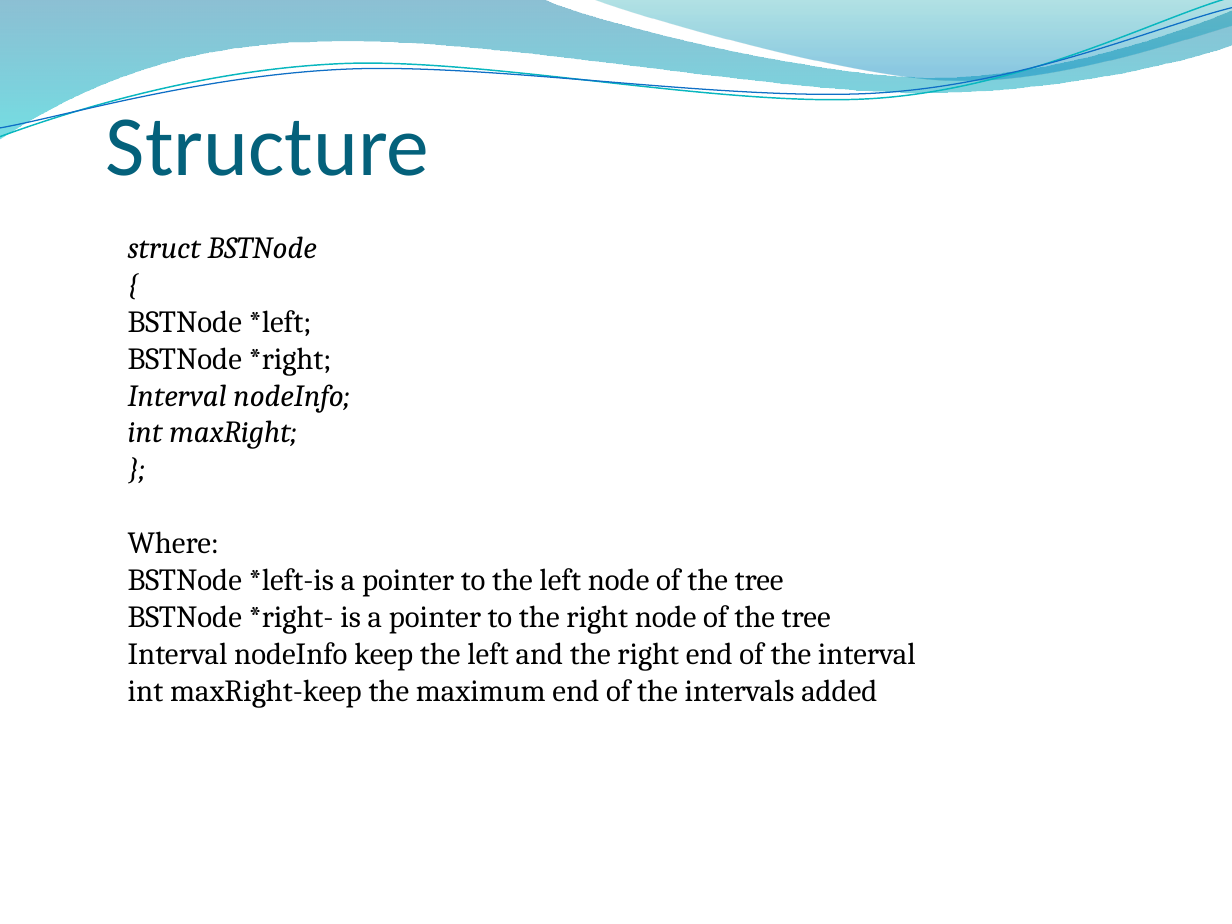
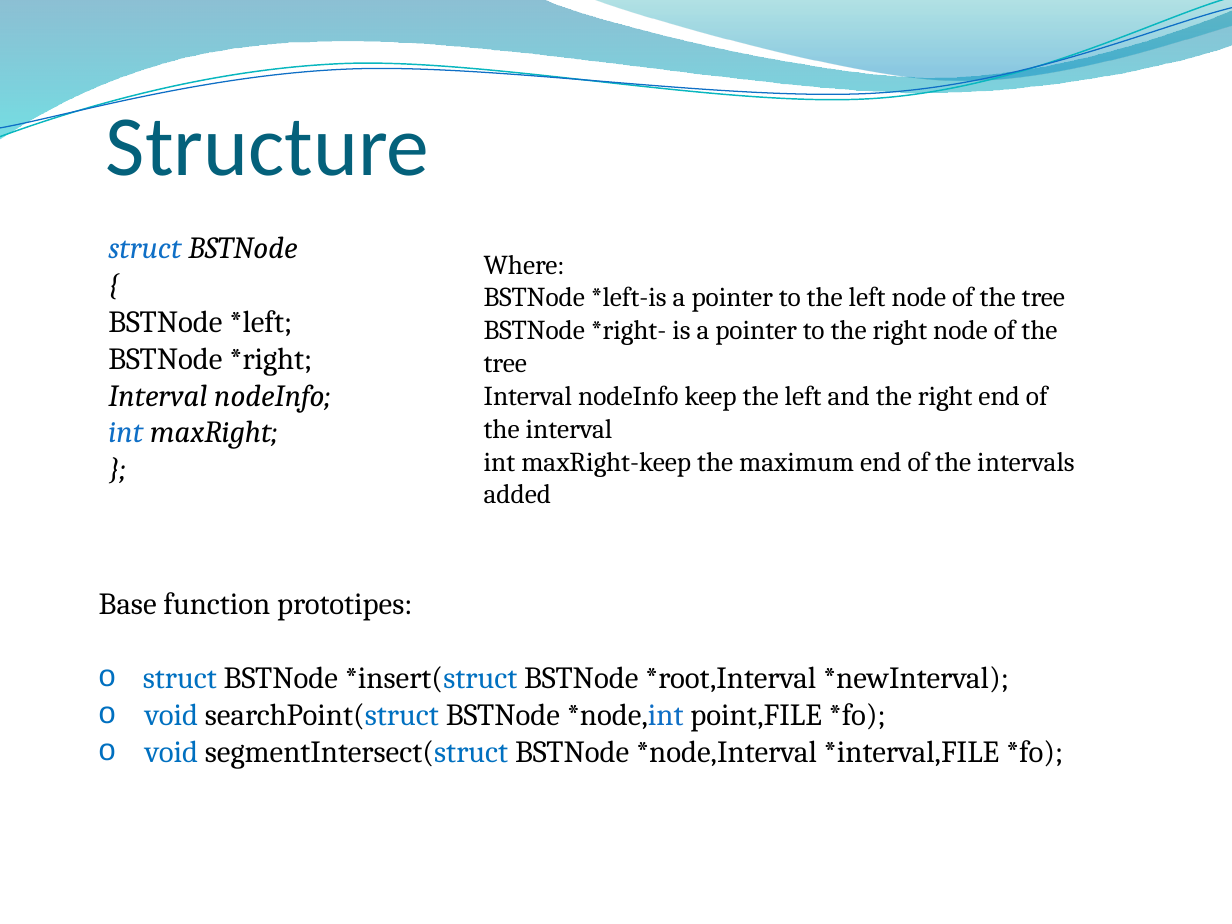
Before and after one commit to mihaescu/ADS, a slide deck: slide 5 of BST/Geometric Applications/Interval Search by Iordache Lucian/Presentation/Interval search tree.pptx. Drawn at 1232x924 pixels with LibreOffice and Linux fonts; fonts in the diff are those of the drawing; background and template pictures are left out. Boxes give left, top, right and bottom in pixels: in the first picture for what was removed or moved away, otherwise in the second. Text is boxed around its words. In the diff, an @@ line names an element or a change of style, - is before the commit and + after.

Commit message:
Presentation Update 2

```diff
--- a/BST/Geometric Applications/Interval Search by Iordache Lucian/Presentation/Interval search tree.pptx
+++ b/BST/Geometric Applications/Interval Search by Iordache Lucian/Presentation/Interval search tree.pptx
@@ text added at (108, 236, 331, 449), 18 pt, text #000000, italic @@
+struct BSTNode
+{
+BSTNode *left;
+BSTNode *right;
+Interval nodeInfo;
+int maxRight;
+};
@@ text at (128, 236, 350, 449): paragraphs removed @@
-struct BSTNode
-{
-BSTNode *left;
-BSTNode *right;
-Interval nodeInfo;
-int maxRight;
-};
@@ text "Where:": place and size @@
-text "Where:" at (128, 236, 916, 708)
+text "Where:" at (484, 255, 1074, 504)
@@ text "Where:" at (484, 255, 1074, 504): size 18 to 16 pt @@
@@ text added at (99, 592, 1063, 769), 18 pt, text #000000 @@
+Base function prototipes:
+o struct BSTNode *insert(struct BSTNode *root,Interval *newInterval);
+o void searchPoint(struct BSTNode *node,int point,FILE *fo);
+o void segmentIntersect(struct BSTNode *node,Interval *interval,FILE *fo);
```
Also in this commit, not shown: 4 other slides changed, 2 slides added, 1 slide removed, 1 other file.
